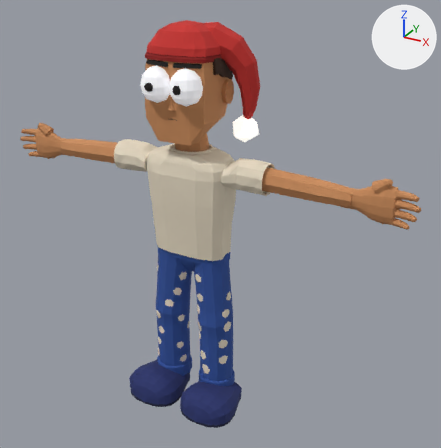
A saved change to the Blender file art_source/unity/characters/menu/LMS_HumanMenu.blend.
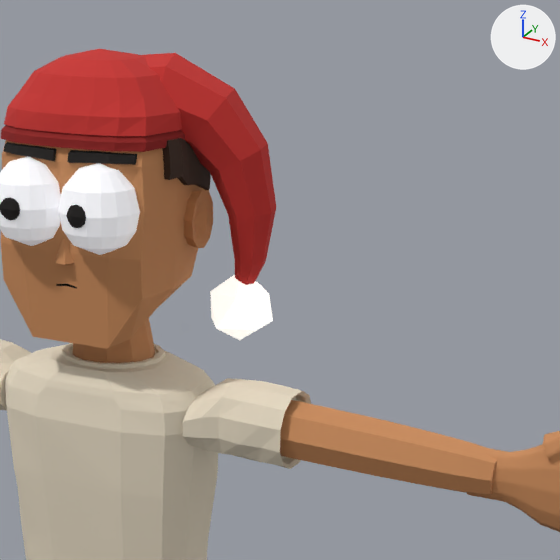
There are two pictures of each version: one whole from a 50 mm camera at (1.318, -2.136, 1.993) aimed at (0.118, 0.046, 0.902), one close up on the part from 33% to 86% of the width and 0% to 52% of the height. Every picture has the same lights, and +X, +Y and +Z are marked at upper right. The first two pictures are the older version.

In view in the first close-up: 'HandSkin.L', 'HumanBody', 'HumanHead', 'HumanNightcap'.
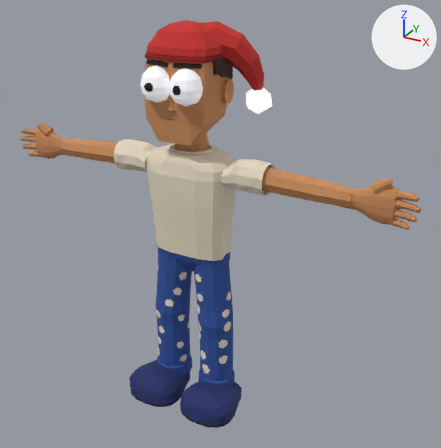
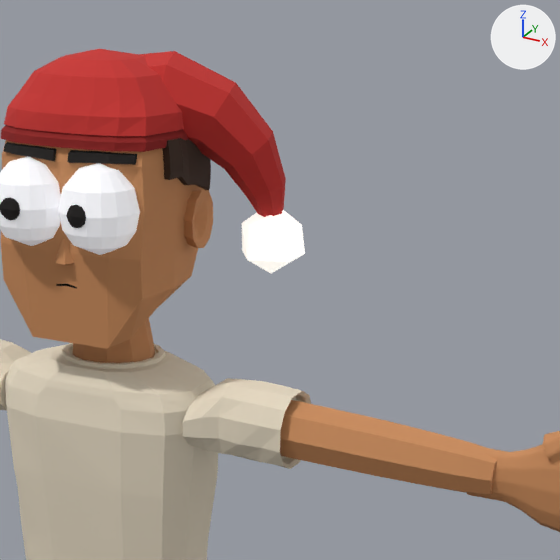
Changed parts and their boxes (x1, y1, x2, y2) in the close-ups (560 x 560 px; the box of a moved part takes in the faces that stretch with it):
'HumanNightcap', reshaped: before (1, 49, 276, 340); after (1, 49, 305, 273)
part 1 of me_nightcapband, moved or reshaped: before (210, 275, 273, 340); after (242, 210, 305, 273)
part 2 of me_nightcapband, moved or reshaped: before (140, 53, 276, 285); after (137, 51, 286, 217)

Edits to the bpy script that builds the scene:
```text
Change me_nightcapband:
    used by ob_humannightcap; location = (0.0, 0.0, 0.0)
    remove me_nightcapband.from_pydata(...)  # 209 vertices, 210 faces; spans x -0.153..0.272, y -0.138..0.155, z 1.276..1.764
    add me_nightcapband.from_pydata(...)  # 209 vertices, 210 faces; spans x -0.153..0.305, y -0.138..0.184, z 1.393..1.764
    me_nightcapband part 1: the loose piece of 12 vertices spanning x 0.15..0.262, y 0.041..0.153, z 1.276..1.4 is moved by (0.043, 0.031, 0.117)
    me_nightcapband part 2: 56 of 209 vertices moved; they spanned x 0.0..0.272, y -0.054..0.126, z 1.368..1.757 and now span x -0.002..0.278, y -0.052..0.146, z 1.479..1.759; mean shift (0.012, 0.017, 0.035); largest move (0.225, 0.104, 1.369) -> (0.26, 0.134, 1.484)
```
